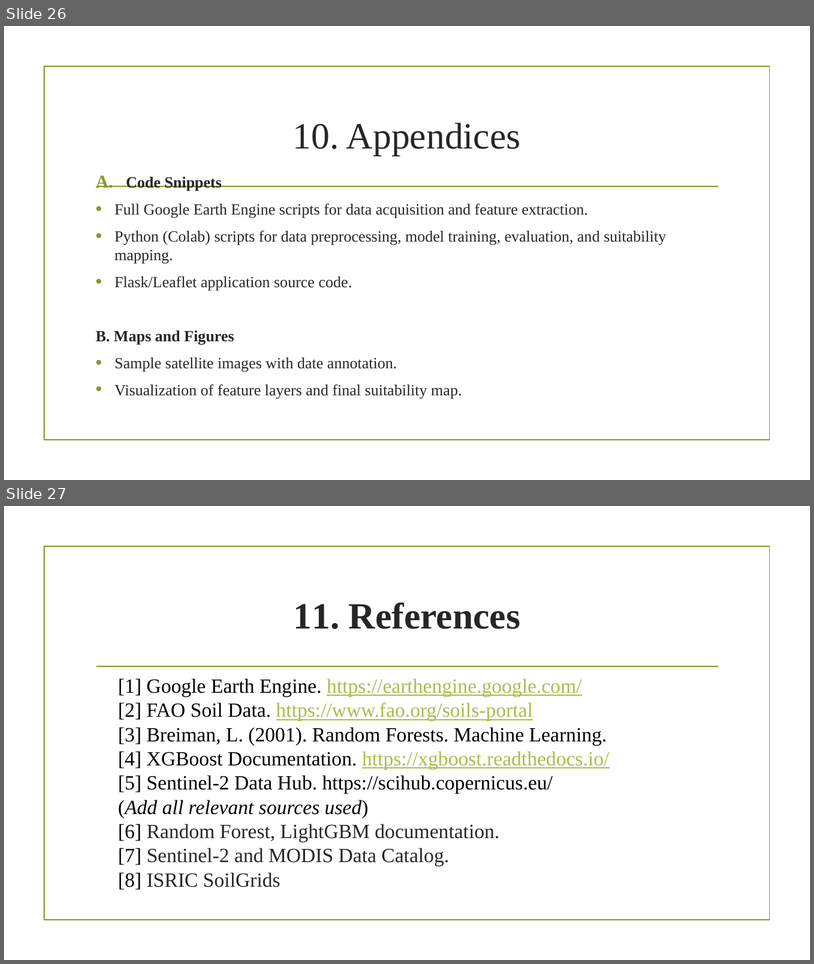
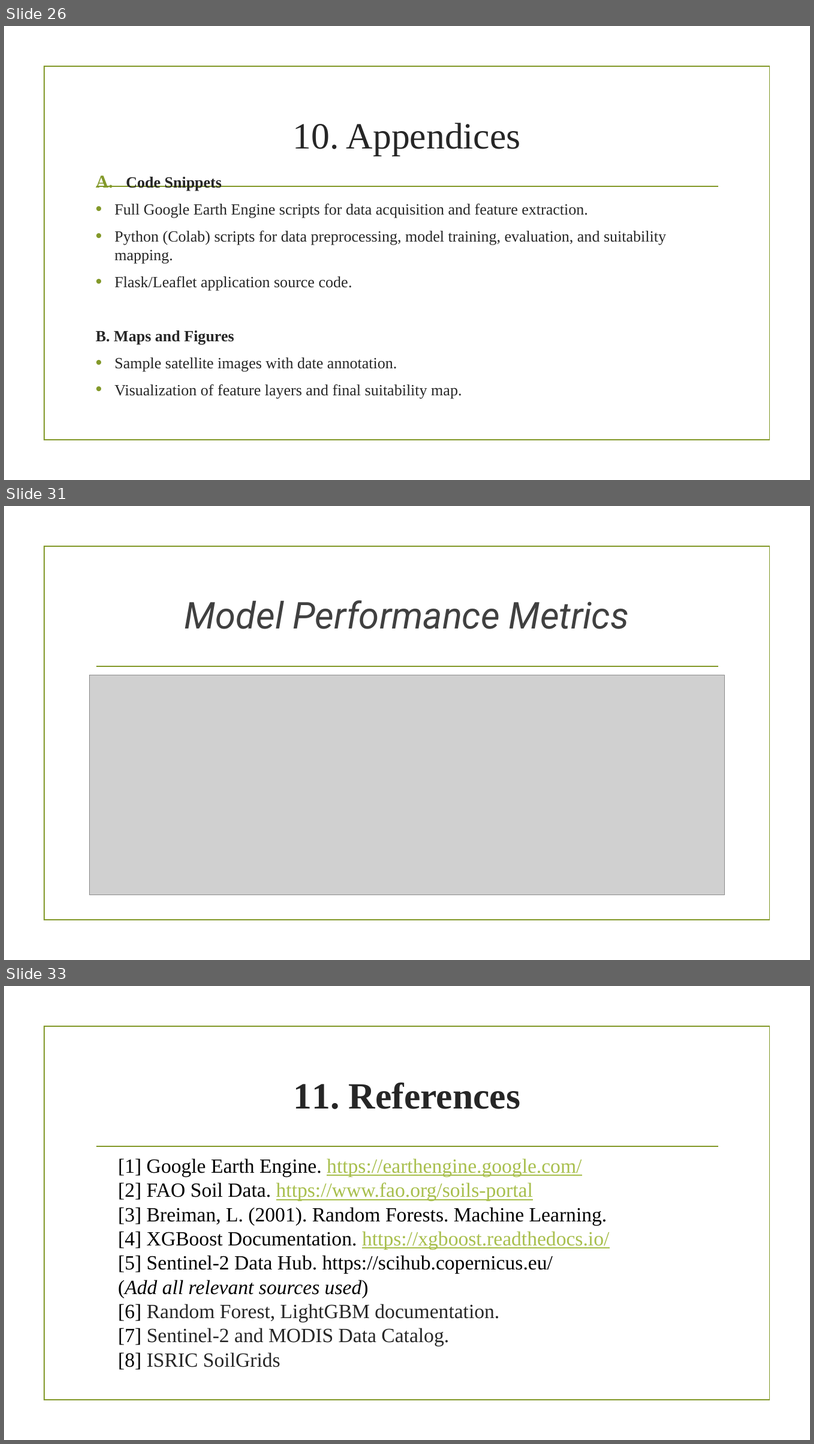
Before and after one commit to abdramanemhtali/GIS_Projects-For-Final-Exams, a slide deck: Projects For Final Exams/Final_Report/Final Project Report Advanced GIS-ML Based Crop Recommendation System for Sustainable.pptx. Shown one above the other, each under a label of ours: slides 26 and 27 before the commit, slides 26, 31 and 33 after it; the slides between them are not shown. The pictures are 814x964 and 814x1444 pixels, drawn with LibreOffice and Linux fonts; fonts in the diff are those of the drawing; grey boxes stand for pictures; background and template pictures are left out. Boxes give left, top, right and bottom in pixels: in the first picture for what was removed or moved away, otherwise in the second. Text is boxed around its words. In the diff, an @@ line names an element or a change of style, - is before the commit and + after.

```diff
--- a/Projects For Final Exams/Final_Report/Final Project Report Advanced GIS-ML Based Crop Recommendation System for Sustainable.pptx
+++ b/Projects For Final Exams/Final_Report/Final Project Report Advanced GIS-ML Based Crop Recommendation System for Sustainable.pptx
@@ slide 31 added at box(4, 506, 810, 960), background picture (left out); not listed: 2 template elements that a slide beside it also shows @@
@@ title added at box(184, 600, 629, 629), 44 pt, text #404040, italic @@
+Model Performance Metrics
@@ picture added at box(90, 675, 725, 895) @@
@@ what was slide 27 is now slide 33 @@
```
Also in this commit, not shown: 5 other slides added.
